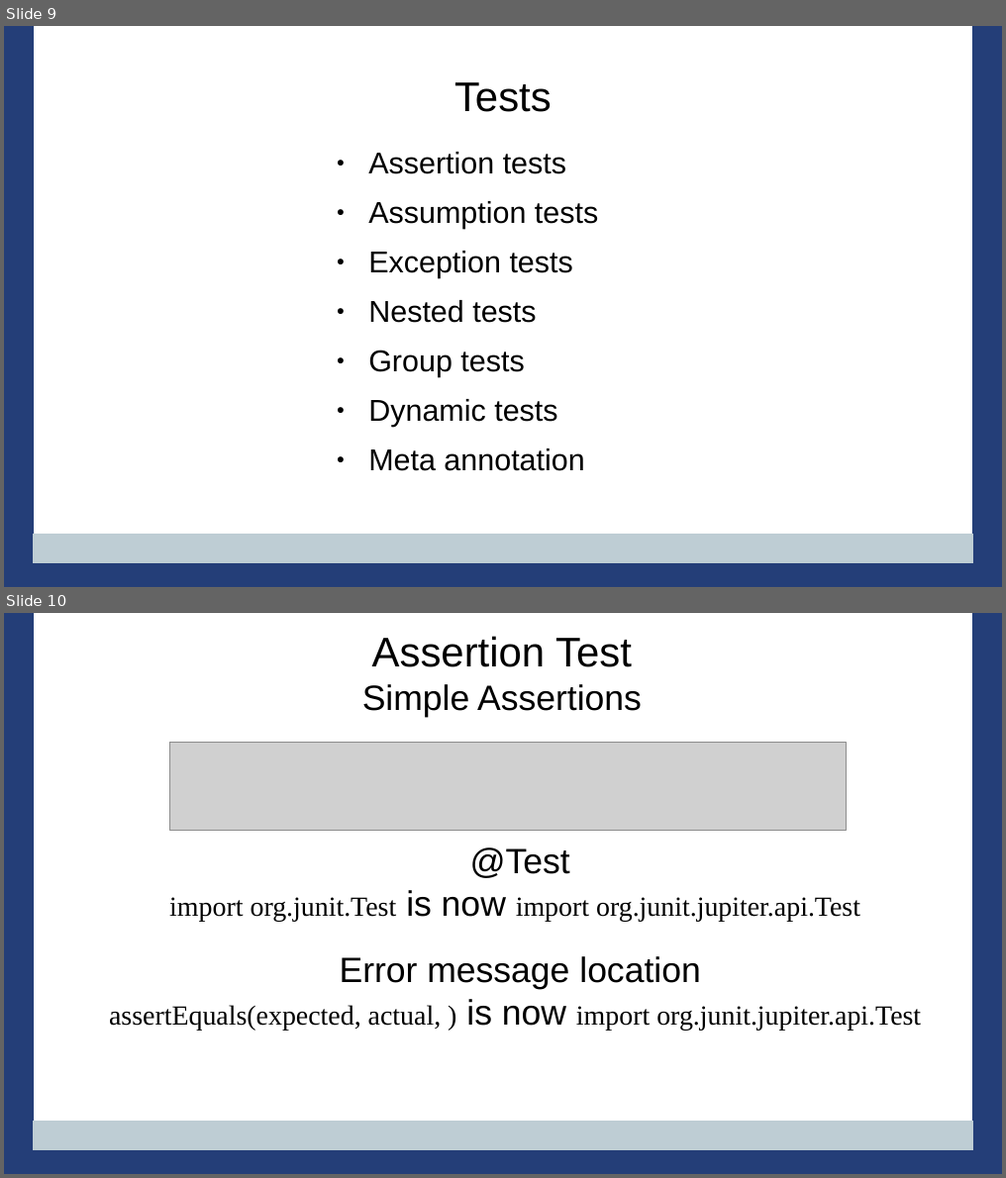
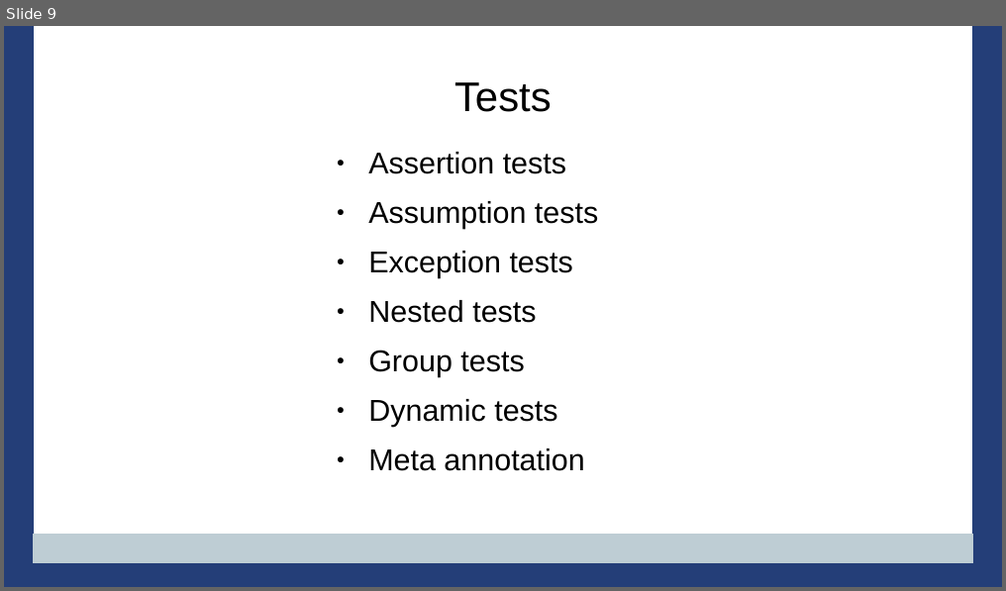
Before and after one commit to PennState/junit5-presentation, a slide deck: src/site/presentation/Junit5_Presentation_JavaOne_2016.odp. Shown one above the other, each under a label of ours: slides 9 and 10 before the commit, slide 9 after it. The pictures are 1006x1178 and 1006x591 pixels, drawn with LibreOffice and Linux fonts; fonts in the diff are those of the drawing; grey boxes stand for pictures; background and template pictures are left out. Boxes give left, top, right and bottom in pixels: in the first picture for what was removed or moved away, otherwise in the second. Text is boxed around its words. In the diff, an @@ line names an element or a change of style, - is before the commit and + after.

```diff
--- a/src/site/presentation/Junit5_Presentation_JavaOne_2016.odp
+++ b/src/site/presentation/Junit5_Presentation_JavaOne_2016.odp
@@ slide 10 removed at [4, 613, 1002, 1174], background #FFFFFF; not listed: 4 template elements that a slide beside it also shows @@
@@ title removed at [362, 636, 642, 717] @@
-Assertion Test
-Simple Assertions
@@ picture removed at [169, 742, 846, 830] @@
@@ title removed at [169, 848, 860, 922] @@
-@Test
-import org.junit.Test is now import org.junit.jupiter.api.Test
@@ title removed at [109, 957, 921, 1030] @@
-Error message location
-assertEquals(expected, actual, ) is now import org.junit.jupiter.api.Test
```
Also in this commit, not shown: 3 slides changed, 2 slides added, 1 other file.
